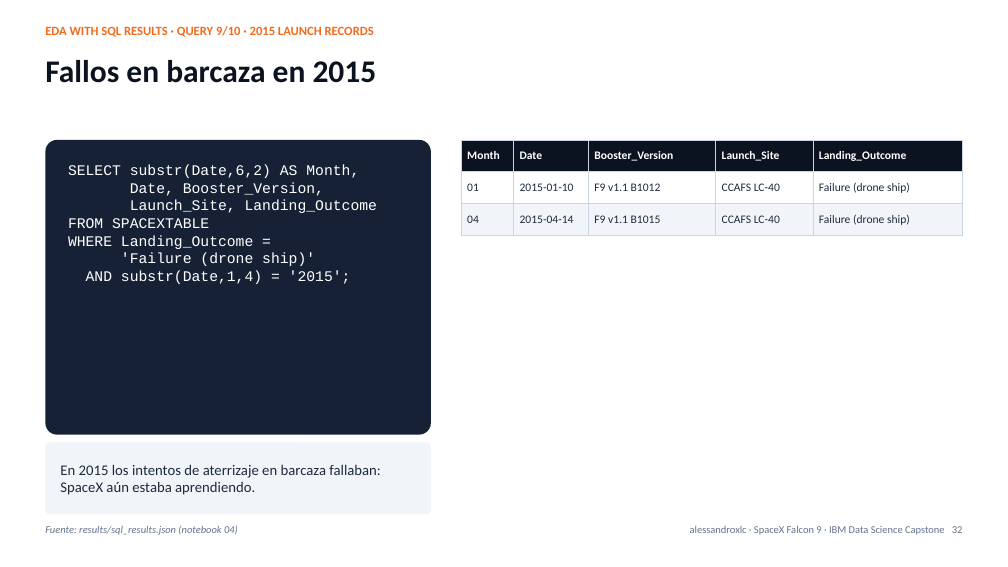
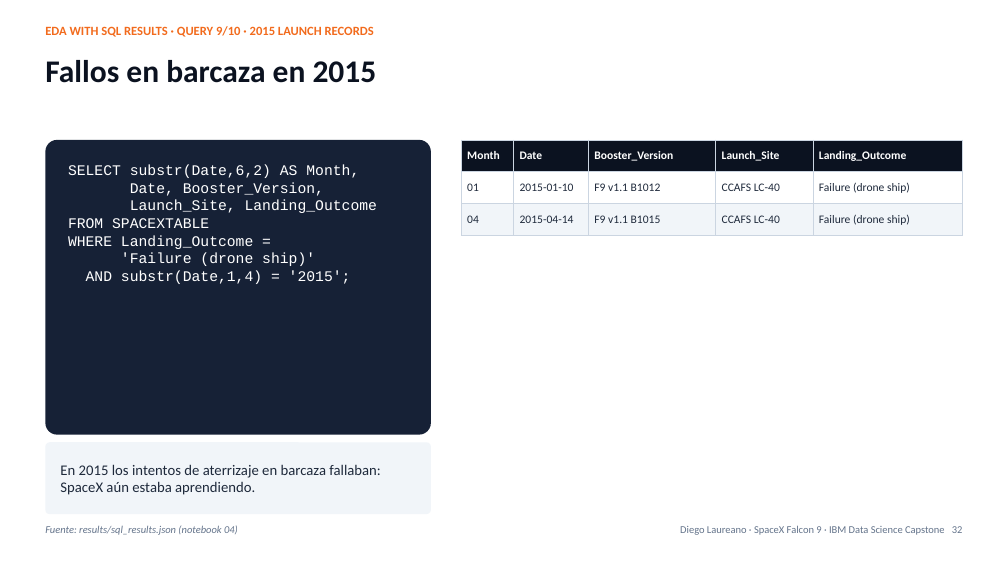
Before and after one commit to alessandroxlc/spacex-falcon9-capstone, a slide deck: slide 32 of presentation/SpaceX_Falcon9_Capstone.pptx. Drawn at 1008x567 pixels with LibreOffice and Linux fonts; fonts in the diff are those of the drawing. Boxes give left, top, right and bottom in pixels: in the first picture for what was removed or moved away, otherwise in the second. Text is boxed around its words. In the diff, an @@ line names an element or a change of style, - is before the commit and + after.

```diff
--- a/presentation/SpaceX_Falcon9_Capstone.pptx
+++ b/presentation/SpaceX_Falcon9_Capstone.pptx
@@ text at [680, 525, 963, 535]: text changed @@
-alessandroxlc · SpaceX Falcon 9 · IBM Data Science Capstone 32
+Diego Laureano · SpaceX Falcon 9 · IBM Data Science Capstone 32
```
Also in this commit, not shown: 42 other slides changed, 4 other files.
